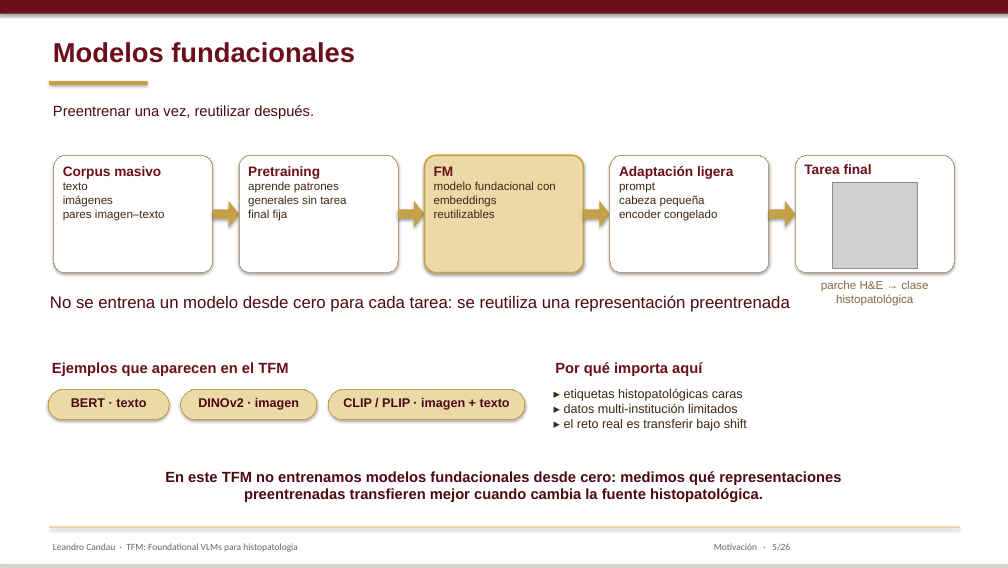
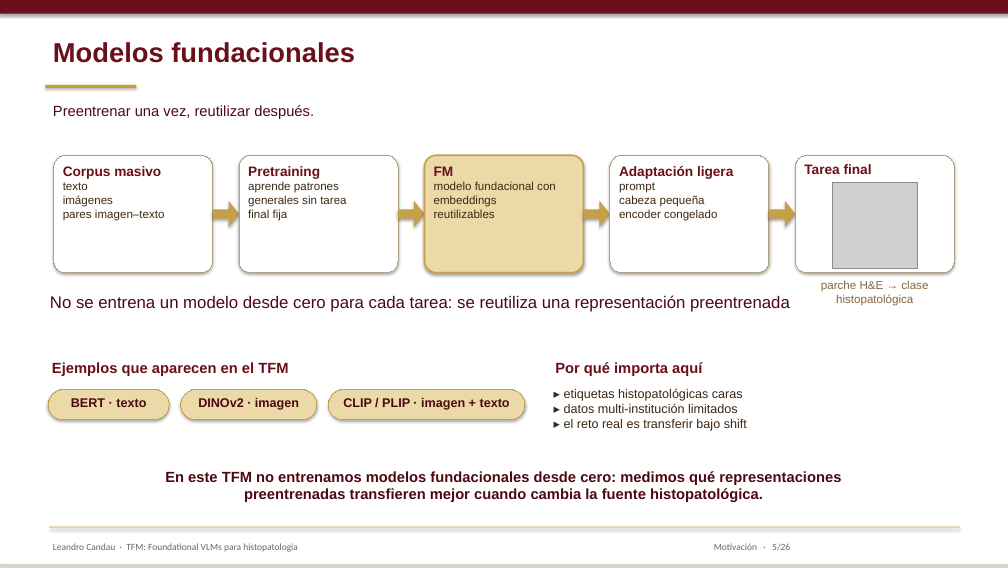
Before and after one commit to lcandau/histopathology-clip-lab, a slide deck: slide 5 of report/TFM_defense.pptx. Drawn at 1008x568 pixels with LibreOffice and Linux fonts; fonts in the diff are those of the drawing; grey boxes stand for pictures. Boxes give left, top, right and bottom in pixels: in the first picture for what was removed or moved away, otherwise in the second. Text is boxed around its words. In the diff, an @@ line names an element or a change of style, - is before the commit and + after.

```diff
--- a/report/TFM_defense.pptx
+++ b/report/TFM_defense.pptx
@@ rectangle resized from (x1=49, y1=81, x2=148, y2=85) to (x1=45, y1=85, x2=136, y2=88) @@
@@ rectangle at (x1=45, y1=85, x2=136, y2=88): fill #C6A046 to #C9A227 @@
```
Also in this commit, not shown: 28 other slides changed.
